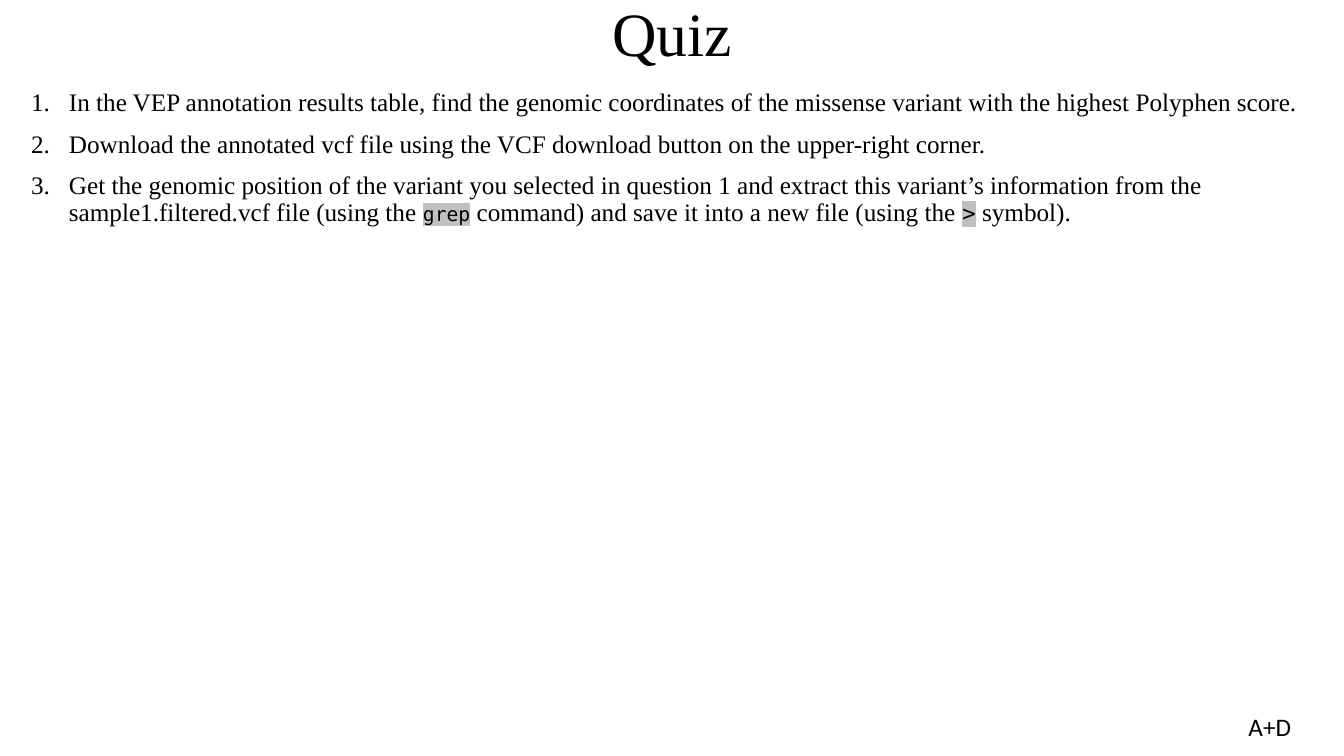
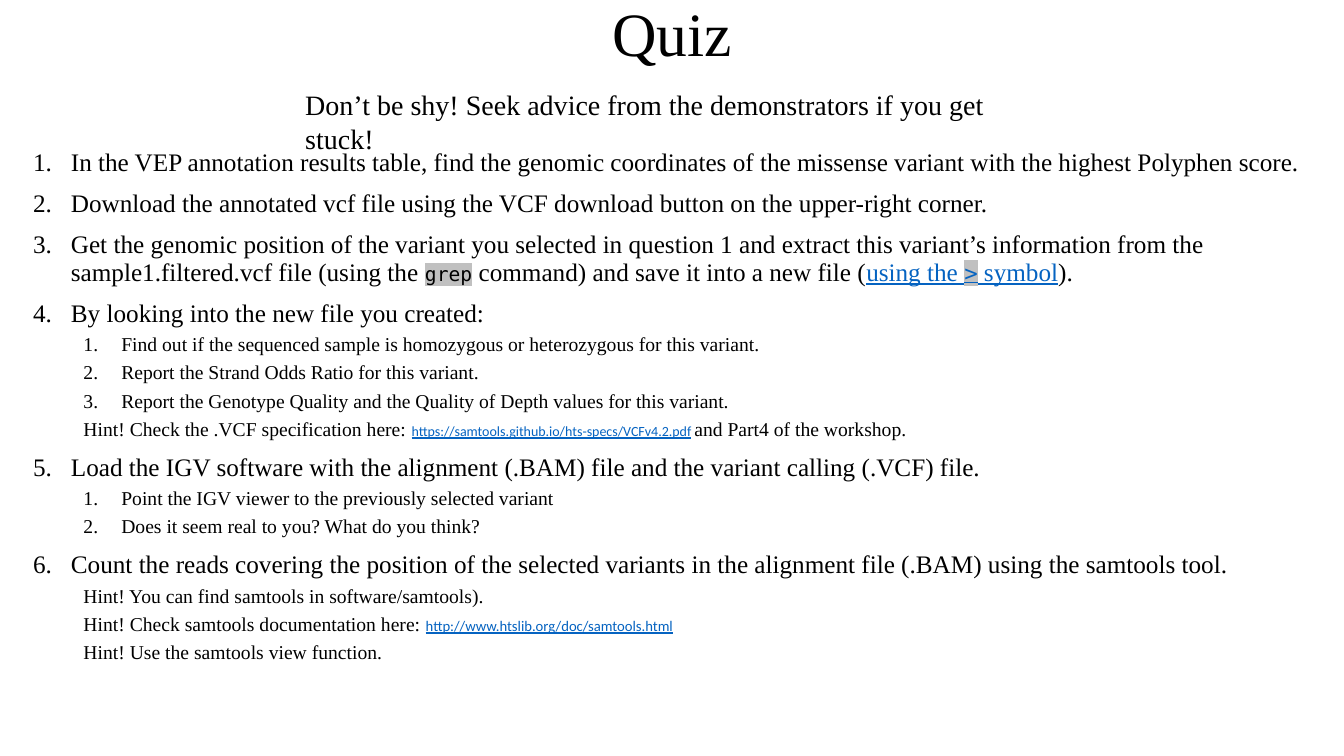
Before and after one commit to sgul-genetics-centre-bioinformatics/NGS-bioinformatics-workshop_SGUL_31-01-2020, a slide deck: slide 35 of NGS_workshop_31_01_2020_final.pptx (slide 34 before the commit). Drawn at 1344x756 pixels with LibreOffice and Linux fonts; fonts in the diff are those of the drawing. Boxes give left, top, right and bottom in pixels: in the first picture for what was removed or moved away, otherwise in the second. Text is boxed around its words. In the diff, an @@ line names an element or a change of style, - is before the commit and + after.

Commit message:
workshop present quiz added

```diff
--- a/NGS_workshop_31_01_2020_final.pptx
+++ b/NGS_workshop_31_01_2020_final.pptx
@@ text added at (305,95,983,121), 20 pt, text #000000 @@
+Don’t be shy! Seek advice from the demonstrators if you get stuck!
@@ text "In the VEP annotation results ...": place and size @@
-text "In the VEP annotation results ..." at (69,93,1296,227)
+text "In the VEP annotation results ..." at (71,153,1298,660)
@@ text at (71,235,1203,287): text colour #000000 to #0563C1, underline on in "(using the > symbol)." @@
@@ text at (71,304,1227,660): paragraphs added @@
+4. By looking into the new file you created:
+  1. Find out if the sequenced sample is homozygous or heterozygous for this variant.
+  2. Report the Strand Odds Ratio for this variant.
+  3. Report the Genotype Quality and the Quality of Depth values for this variant.
+  Hint! Check the .VCF specification here: https://samtools.github.io/hts-specs/VCFv4.2.pdf and Part4 of the workshop.
+5. Load the IGV software with the alignment (.BAM) file and the variant calling (.VCF) file.
+  1. Point the IGV viewer to the previously selected variant
+  2. Does it seem real to you? What do you think?
+6. Count the reads covering the position of the selected variants in the alignment file (.BAM) using the samtools tool.
+  Hint! You can find samtools in software/samtools).
+  Hint! Check samtools documentation here: http://www.htslib.org/doc/samtools.html
+  Hint! Use the samtools view function.
@@ text removed at (1248,719,1291,736) @@
-A+D
```
Also in this commit, not shown: 2 other slides changed, 1 slide added.
